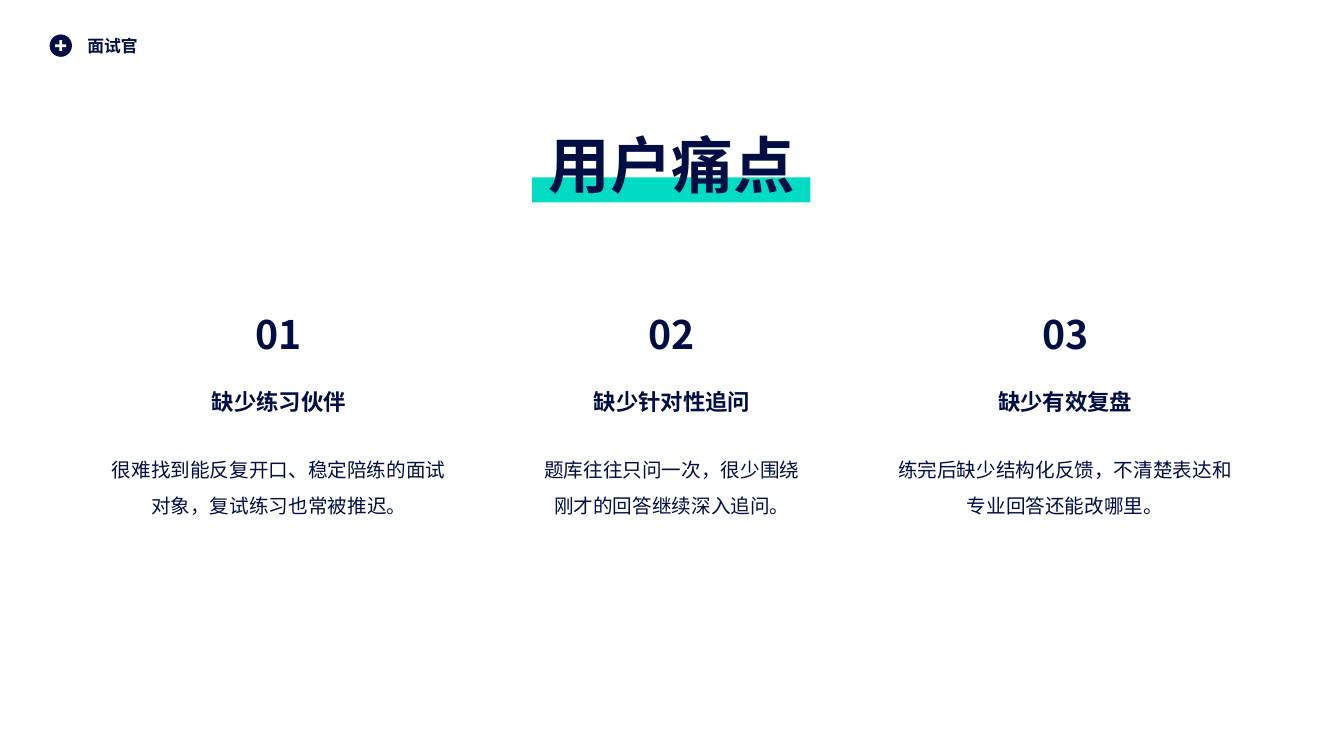
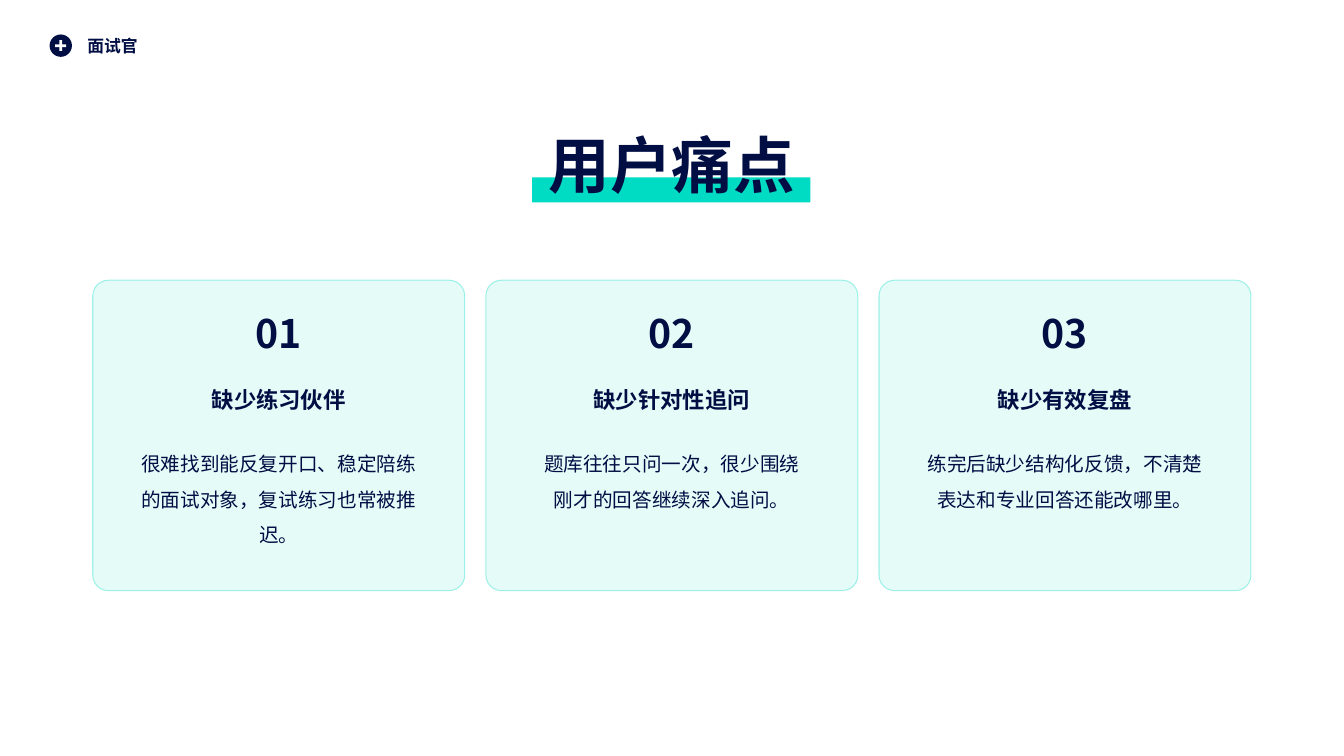
Before and after one commit to sreetiears/ai-interviewer, a slide deck: slide 2 of AI_Interviewer_AI_Race答辩.pptx. Drawn at 1344x756 pixels with LibreOffice and Linux fonts; fonts in the diff are those of the drawing. Boxes give left, top, right and bottom in pixels: in the first picture for what was removed or moved away, otherwise in the second. Text is boxed around its words. In the diff, an @@ line names an element or a change of style, - is before the commit and + after.

```diff
--- a/AI_Interviewer_AI_Race答辩.pptx
+++ b/AI_Interviewer_AI_Race答辩.pptx
@@ rounded rectangle added at <box>93,280,465,591</box>, fill #00DBC3 at 10% opacity, outline #00DBC3 0.75 pt @@
@@ rounded rectangle added at <box>486,280,858,591</box>, fill #00DBC3 at 10% opacity, outline #00DBC3 0.75 pt @@
@@ rounded rectangle added at <box>879,280,1251,591</box>, fill #00DBC3 at 10% opacity, outline #00DBC3 0.75 pt @@
@@ text "很难找到能反复开口、稳定陪练的面试对象，复试练习也常被推迟。" rewrapped from <box>112,460,446,515</box> to <box>141,454,416,543</box> @@
@@ text "题库往往只问一次，很少围绕": place and size @@
-text "题库往往只问一次，很少围绕" at <box>544,460,799,515</box>
+text "题库往往只问一次，很少围绕" at <box>544,454,799,509</box>
@@ text "练完后缺少结构化反馈，不清楚表达和专业回答还能改哪里。" rewrapped from <box>898,460,1232,515</box> to <box>927,454,1202,509</box> @@
```
